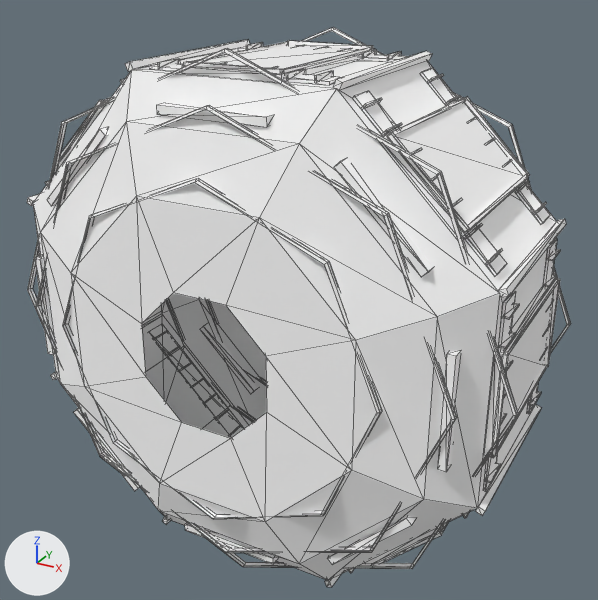
The glTF model assets/models/stations/accord/rotor.glb, before and after one commit.
Rendered twice from a camera (50 mm lens) standing at (453.0, -793.0, 408.0) and looking at (12.0, 10.0, 7.0). The lights are fixed; the arrows at lower left show +X, +Y and +Z. The older version comes first. Mesh edges are drawn as thin lines. Vertices at exactly the same position are counted once.
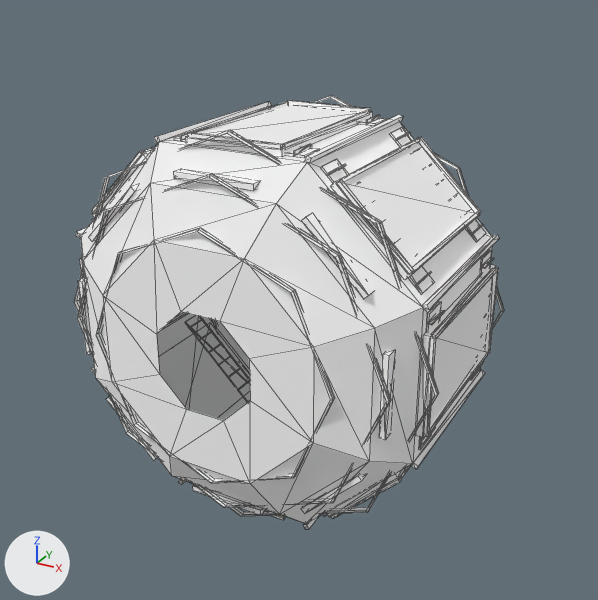
Changed parts and their boxes (x1, y1, x2, y2) in the pictures (598 x 600 px; the box of a moved part takes in the faces that stretch with it):
'Mesh_0', reshaped (21% narrower, 22% shorter)
    before: (27, 27, 571, 587)
    after: (74, 95, 504, 529)
part 1 of me_mesh_0, moved or reshaped
    before: (33, 49, 557, 580)
    after: (81, 107, 492, 524)
part 2 of me_mesh_0, moved or reshaped (not visible afterwards)
    before: (206, 301, 266, 385)
part 3 of me_mesh_0, moved or reshaped
    before: (166, 27, 571, 422)
    after: (211, 95, 504, 328)
part 4 of me_mesh_0, moved or reshaped
    before: (27, 48, 518, 569)
    after: (74, 130, 439, 516)
part 5 of me_mesh_0, moved or reshaped
    before: (36, 105, 457, 553)
    after: (77, 174, 391, 507)
part 6 of me_mesh_0, moved or reshaped
    before: (62, 178, 382, 519)
    after: (96, 228, 335, 483)
part 7 of me_mesh_0, moved or reshaped (not visible afterwards)
    before: (533, 202, 547, 215)
part 8 of me_mesh_0, moved or reshaped
    before: (516, 181, 529, 193)
    after: (395, 132, 410, 141)
part 9 of me_mesh_0, moved or reshaped
    before: (485, 138, 495, 145)
    after: (415, 271, 432, 287)
part 10 of me_mesh_0, moved or reshaped (not visible afterwards)
    before: (445, 95, 461, 105)
part 11 of me_mesh_0, moved or reshaped (not visible afterwards)
    before: (428, 74, 444, 83)
part 12 of me_mesh_0, moved or reshaped (not visible afterwards)
    before: (486, 248, 503, 265)
part 13 of me_mesh_0, moved or reshaped
    before: (465, 223, 483, 239)
    after: (327, 164, 346, 176)
part 14 of me_mesh_0, moved or reshaped
    before: (382, 123, 402, 135)
    after: (366, 115, 380, 124)
part 15 of me_mesh_0, moved or reshaped (not visible afterwards)
    before: (361, 98, 382, 110)
part 16 of me_mesh_0, moved or reshaped (not visible afterwards)
    before: (238, 46, 409, 62)
part 17 of me_mesh_0, moved or reshaped (not visible afterwards)
    before: (387, 51, 401, 61)
part 18 of me_mesh_0, moved or reshaped (not visible afterwards)
    before: (362, 50, 376, 59)
part 19 of me_mesh_0, moved or reshaped
    before: (27, 40, 566, 587)
    after: (76, 100, 499, 529)

What the commit changed:
me_mesh_0 is used by ob_mesh_0; location (0.0, 0.0, 0.0).
me_mesh_0 had 1816 vertices, 2704 faces and spanned x -311.0..311.0, y -176.0..176.0, z -311.0..311.0.
me_mesh_0 now has 1816 vertices, 2704 faces and spans x -233.0..233.0, y -176.0..176.0, z -233.0..233.0.
me_mesh_0 part 1: the loose piece of 64 vertices spanning x -283.0..283.0, y -176.0..176.0, z -283.0..283.0 is scaled about its middle by (0.75, 1, 0.75).
me_mesh_0 part 2: the loose piece of 36 vertices spanning x -263.0..263.0, y 142.0..150.0, z -263.0..263.0 is scaled about its middle by (0.75, 1, 0.75).
me_mesh_0 part 3: the loose piece of 36 vertices spanning x -311.0..311.0, y 108.0..116.0, z -311.0..311.0 is scaled about its middle by (0.75, 1, 0.75).
me_mesh_0 part 4: the loose piece of 36 vertices spanning x -311.0..311.0, y -116.0..-108.0, z -311.0..311.0 is scaled about its middle by (0.75, 1, 0.75).
me_mesh_0 part 5: the loose piece of 36 vertices spanning x -263.0..263.0, y -150.0..-142.0, z -263.0..263.0 is scaled about its middle by (0.75, 1, 0.75).
me_mesh_0 part 6: the loose piece of 36 vertices spanning x -198.0..198.0, y -173.0..-165.0, z -198.0..198.0 is scaled about its middle by (0.75, 1, 0.75).
me_mesh_0 part 7: the loose piece of 8 vertices spanning x 264.0..270.0, y 66.0..102.0, z 137.0..143.0 is moved by (-146.0, 0.0, 45.0).
me_mesh_0 part 8: the loose piece of 8 vertices spanning x 243.0..249.0, y 66.0..102.0, z 158.0..164.0 is moved by (-141.0, 0.0, 39.0).
me_mesh_0 part 9: the loose piece of 8 vertices spanning x 201.0..206.0, y 66.0..102.0, z 201.0..206.0 is moved by (-3.0, -168.0, -99.0).
me_mesh_0 part 10: the loose piece of 8 vertices spanning x 158.0..164.0, y 66.0..102.0, z 243.0..249.0 is moved by (7.0, -168.0, -109.0).
me_mesh_0 part 11: the loose piece of 8 vertices spanning x 137.0..143.0, y 66.0..102.0, z 264.0..270.0 is scaled about its middle by (0.75, 1, 0.75), then moved by (13.0, -168.0, -114.0).
me_mesh_0 part 12: the loose piece of 8 vertices spanning x 264.0..270.0, y -102.0..-66.0, z 137.0..143.0 is moved by (-146.0, 0.0, 45.0).
me_mesh_0 part 13: the loose piece of 8 vertices spanning x 243.0..249.0, y -102.0..-66.0, z 158.0..164.0 is moved by (-141.0, 0.0, 39.0).
me_mesh_0 part 14: the loose piece of 8 vertices spanning x 158.0..164.0, y -102.0..-66.0, z 243.0..249.0 is turned -45 degrees about the y axis through its middle and scaled by 0.992, then moved by (-94.0, 168.0, -30.0).
me_mesh_0 part 15: the loose piece of 8 vertices spanning x 137.0..143.0, y -102.0..-66.0, z 264.0..270.0 is scaled about its middle by (0.106, 1, 0.955), then moved by (-95.0, 168.0, -51.0).
me_mesh_0 part 16: the loose piece of 8 vertices spanning x -104.0..104.0, y 68.0..100.0, z 283.0..286.0 is scaled about its middle by (0.00725, 1.09, 1.5), then moved by (45.0, -168.0, -69.0).
me_mesh_0 part 17: the loose piece of 8 vertices spanning x 89.0..91.0, y 66.0..102.0, z 285.0..291.0 is moved by (-68.0, -168.0, -72.0).
me_mesh_0 part 18: the loose piece of 8 vertices spanning x 59.0..61.0, y 66.0..102.0, z 285.0..291.0 is moved by (-60.0, -168.0, -72.0).
me_mesh_0 part 19: 1400 of 1816 vertices moved; they spanned x -294.0..294.0, y -144.0..144.0, z -294.0..294.0 and now span x -224.0..224.0, y -144.0..144.0, z -224.0..224.0; mean shift (5.0, 7.0, 5.0); largest move (-289.0, 114.0, 123.0) -> (220.0, -107.0, -57.0).
Other edits to the shape of me_mesh_0 do not show in these pictures.
